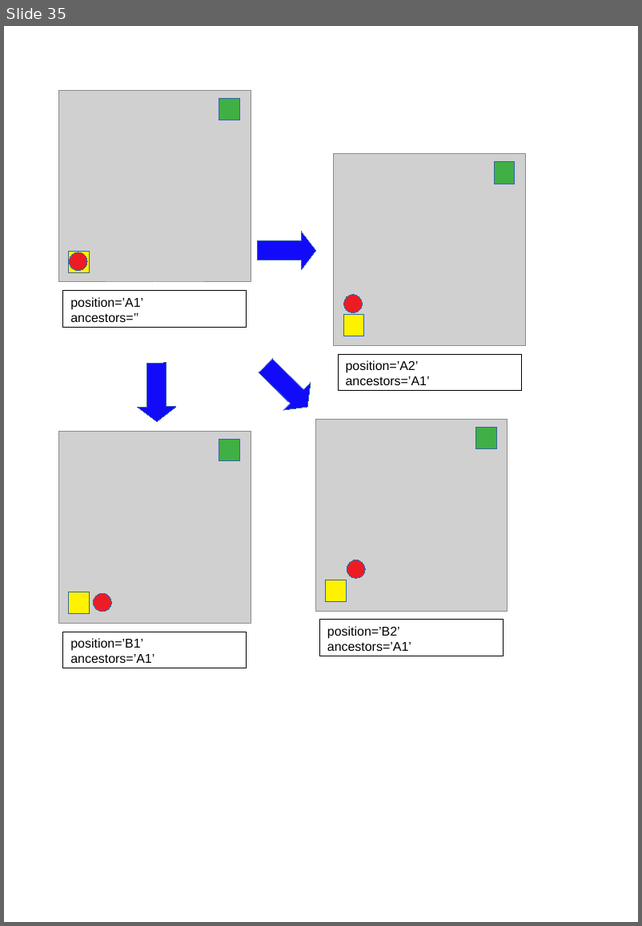
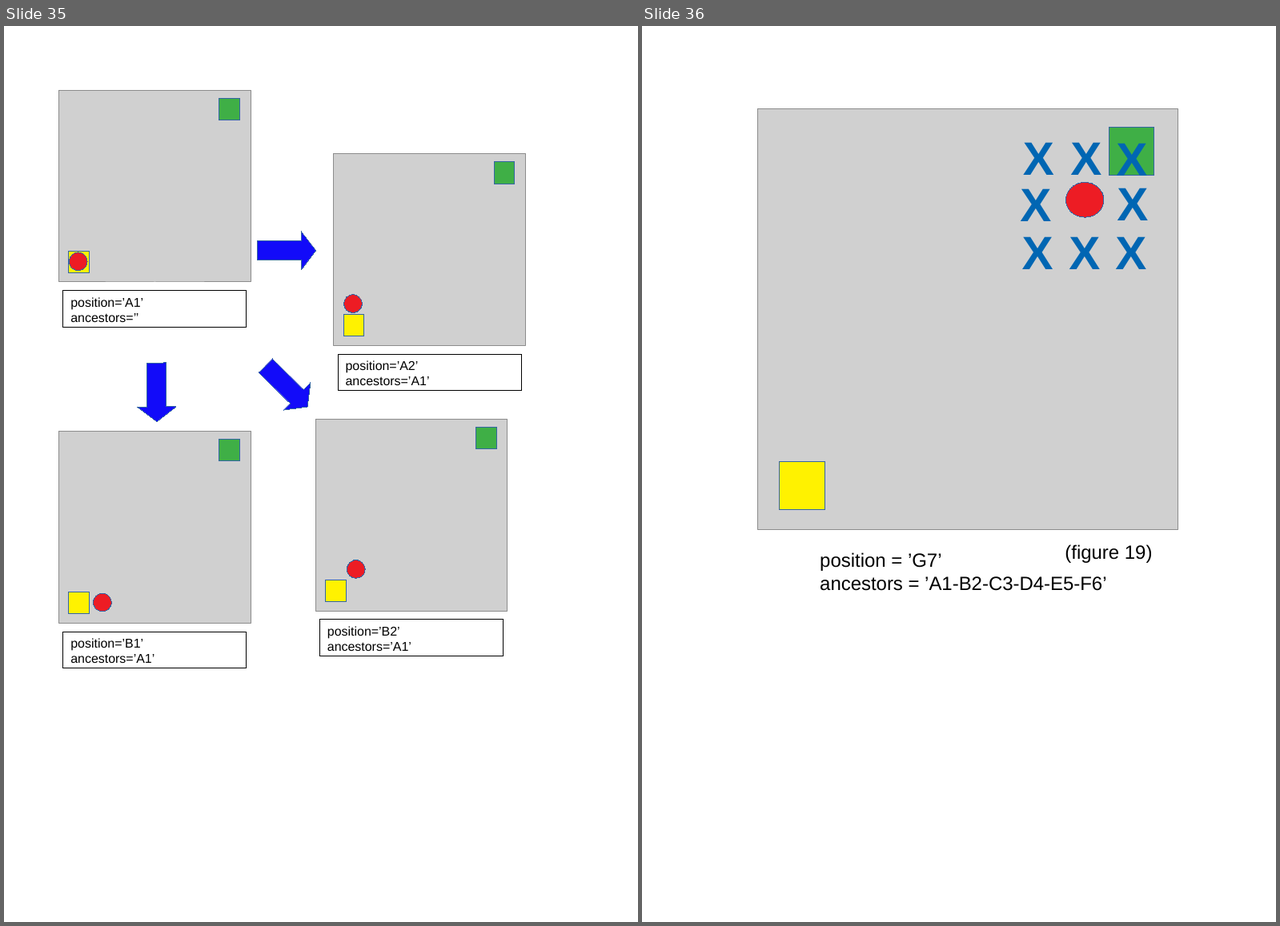
Before and after one commit to fabhrius/La-Cosa, a slide deck: capitulos/3 - Resolver un problema simple/Resolviendo un problema simple.odp. Shown side by side, each under a label of ours: slide 35 before the commit, slides 35 and 36 after it. The pictures are 642x926 and 1280x926 pixels, drawn with LibreOffice and Linux fonts; fonts in the diff are those of the drawing; grey boxes stand for pictures. Boxes give left, top, right and bottom in pixels: in the first picture for what was removed or moved away, otherwise in the second. Text is boxed around its words. In the diff, an @@ line names an element or a change of style, - is before the commit and + after.

```diff
--- a/capitulos/3 - Resolver un problema simple/Resolviendo un problema simple.odp
+++ b/capitulos/3 - Resolver un problema simple/Resolviendo un problema simple.odp
@@ slide 36 added at bbox=[642, 26, 1276, 922], background #FFFFFF @@
@@ picture added at bbox=[758, 108, 1177, 529] @@
@@ text added at bbox=[1023, 142, 1054, 175], 44 pt, text #0066B3, bold @@
+X
@@ text added at bbox=[1070, 142, 1101, 184], 44 pt, text #0066B3, bold @@
+X
@@ rectangle added at bbox=[1108, 127, 1154, 176], fill #3FAF46, outline #3465A4 0 pt @@
@@ text added at bbox=[1116, 139, 1147, 184], 44 pt, text #0066B3, bold @@
+X
@@ text added at bbox=[1020, 188, 1051, 221], 44 pt, text #0066B3, bold @@
+X
@@ ellipse added at bbox=[1066, 182, 1104, 217], fill #ED1C24, outline #3465A4 0 pt @@
@@ text added at bbox=[1116, 188, 1148, 220], 44 pt, text #0066B3, bold @@
+X
@@ text added at bbox=[1022, 236, 1053, 269], 44 pt, text #0066B3, bold @@
+X
@@ text added at bbox=[1068, 236, 1100, 269], 44 pt, text #0066B3, bold @@
+X
@@ text added at bbox=[1115, 236, 1146, 269], 44 pt, text #0066B3, bold @@
+X
@@ rectangle added at bbox=[779, 462, 824, 510], fill #FFF200, outline #3465A4 0 pt @@
@@ text added at bbox=[820, 552, 1106, 591], 18 pt, text #000000 @@
+position = ’G7’
+ancestors = ’A1-B2-C3-D4-E5-F6’
@@ text added at bbox=[1064, 544, 1152, 563], 18 pt, text #000000 @@
+(figure 19)
```
Also in this commit, not shown: 1 other slide added, 8 other files.
